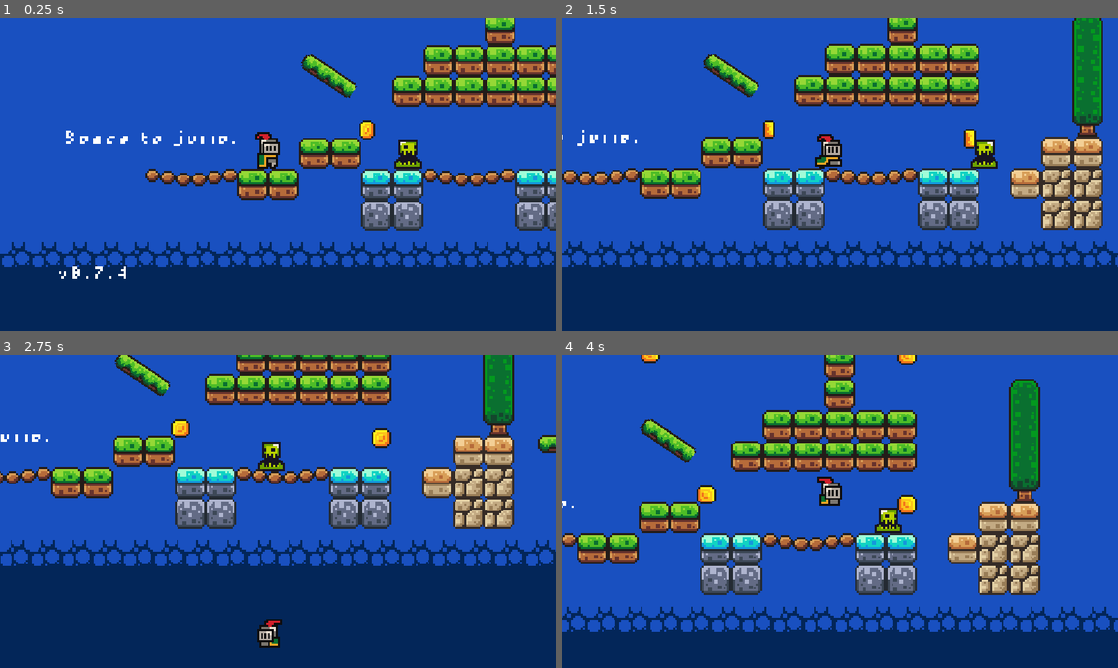
Above: before the commit, frames 1-4 (two rows, left to right).
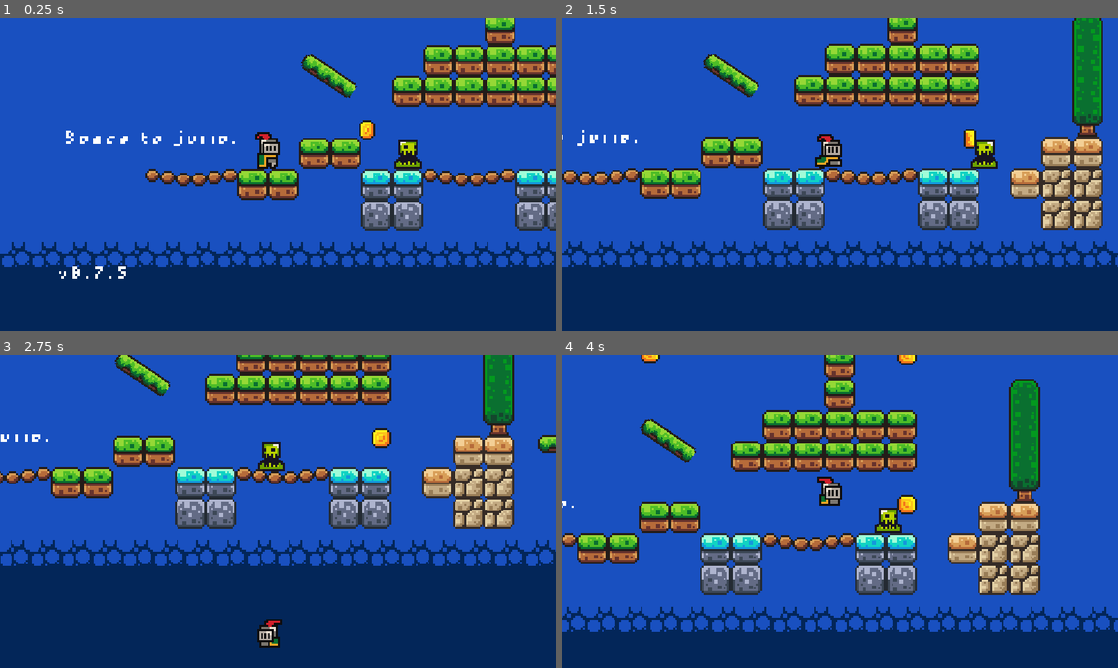
Above: after the commit, the same moments.

Repository: nahuel36/godot_workshop
Game: Godot game, scene res://scene/game.tscn
The game is run twice, just before and just after one commit, with the same random seed, the same clock (stepped at 60 frames per second) and the same inputs.
Inputs:
- Up to frame 1 (0.25 s): no input
- Up to frame 2 (1.5 s): hold Right (move_right) from 0.53 s (still down); tap Space (jump) at 0.77 s
- Up to frame 3 (2.75 s): tap Space (jump) at 1.52 s; release Right (move_right) at 2.03 s; hold Left (move_left) from 2.03 s (still down)
- Up to frame 4 (4 s): release Left (move_left) at 2.78 s; hold Right (move_right) from 2.78 s (still down); tap Space (jump) at 3.02, 3.77 s

The runs differ from the first frame. In frame 1, less than 0.1% of the frame differs, in the area x 21-23%, y 79-84%; in frame 2, 0.1%; in frame 3, 0.2%; in frame 4, 0.2%, in the area x 24-28%, y 41-48%.

Commit message:
*coins radius raised

Diff:
--- a/scene/coin.tscn
+++ b/scene/coin.tscn
@@ -97,7 +97,7 @@
 }]
 
 [sub_resource type="CircleShape2D" id="CircleShape2D_wq61u"]
-radius = 5.0990195
+radius = 7.0
 
 [sub_resource type="Animation" id="Animation_4ldxs"]
 length = 0.001
--- a/scene/game.tscn
+++ b/scene/game.tscn
@@ -453,7 +453,7 @@
 offset_top = 66.0
 offset_right = 25.0
 offset_bottom = 119.0
-text = "v0.7.4"
+text = "v0.7.5"
 label_settings = SubResource("LabelSettings_xlg7c")
 
 [node name="CanvasLayer" type="CanvasLayer" parent="." unique_id=1345082049]
